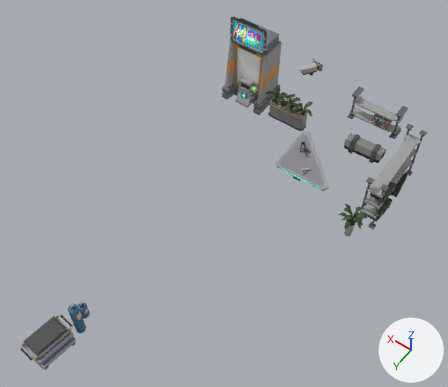
What one commit did to the FBX model Assets/Source/Environment/Levels/Hub/Models/HallSection/Hub_Hall_Props_03.fbx.
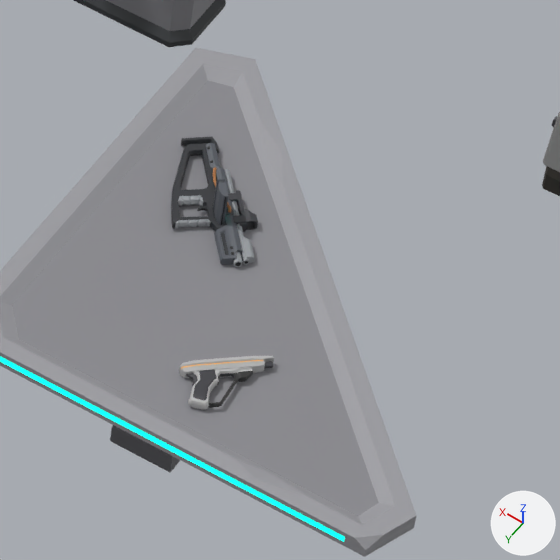
Each version appears first whole from a 50 mm camera at (-14.65, 10.08, 18.32) aimed at (-7.32, -0.19, 2.19), and next in a close-up on the part from 62% to 77% of the width and 32% to 50% of the height. Lighting does not change. The marker at lower right points along +X, +Y and +Z. Where no turn or scale is listed for an object, it has been applied to the vertices.

In view in the first close-up: 'Hub_Hall_Props_03'.
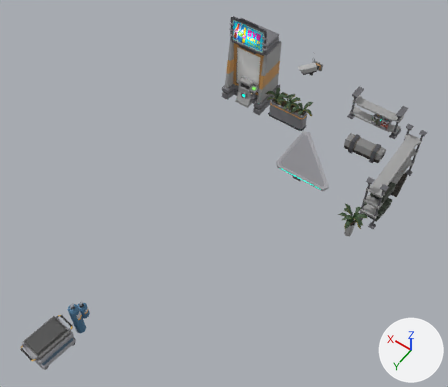
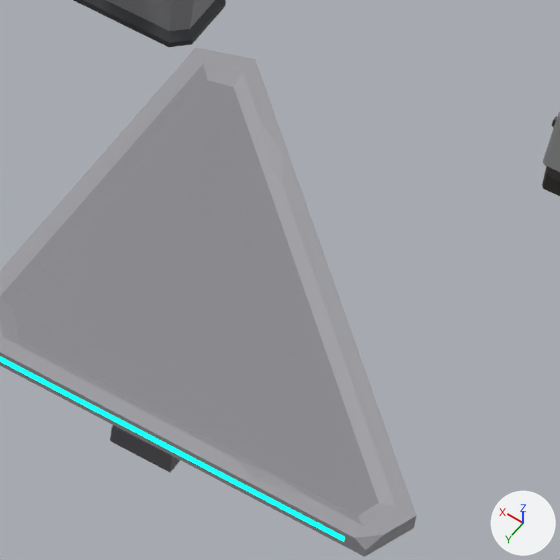
Commit message: Improve UX in hub

Changed parts and their boxes (x1, y1, x2, y2) in the close-ups (560 x 560 px):
part 1 of me_scene_122, deleted: before (171, 137, 274, 410)

What changed in the scene script:
```text
Change me_scene_122:
    used by ob_hub_hall_props_03; location = (0.0, 0.0, 0.0)
    remove me_scene_122.from_pydata(...)  # 6913 vertices, 12634 faces; spans x -11.66..-3.23, y -7.34..7.35, z -0.01..4.02
    add me_scene_122.from_pydata(...)  # 5816 vertices, 10591 faces; spans x -11.66..-3.23, y -7.34..7.35, z -0.01..4.02
    me_scene_122 part 1: 26 loose pieces with 1097 vertices, spanning x -8.72..-7.71, y -4.76..-3.37, z 0.91..1.17, are deleted
```
